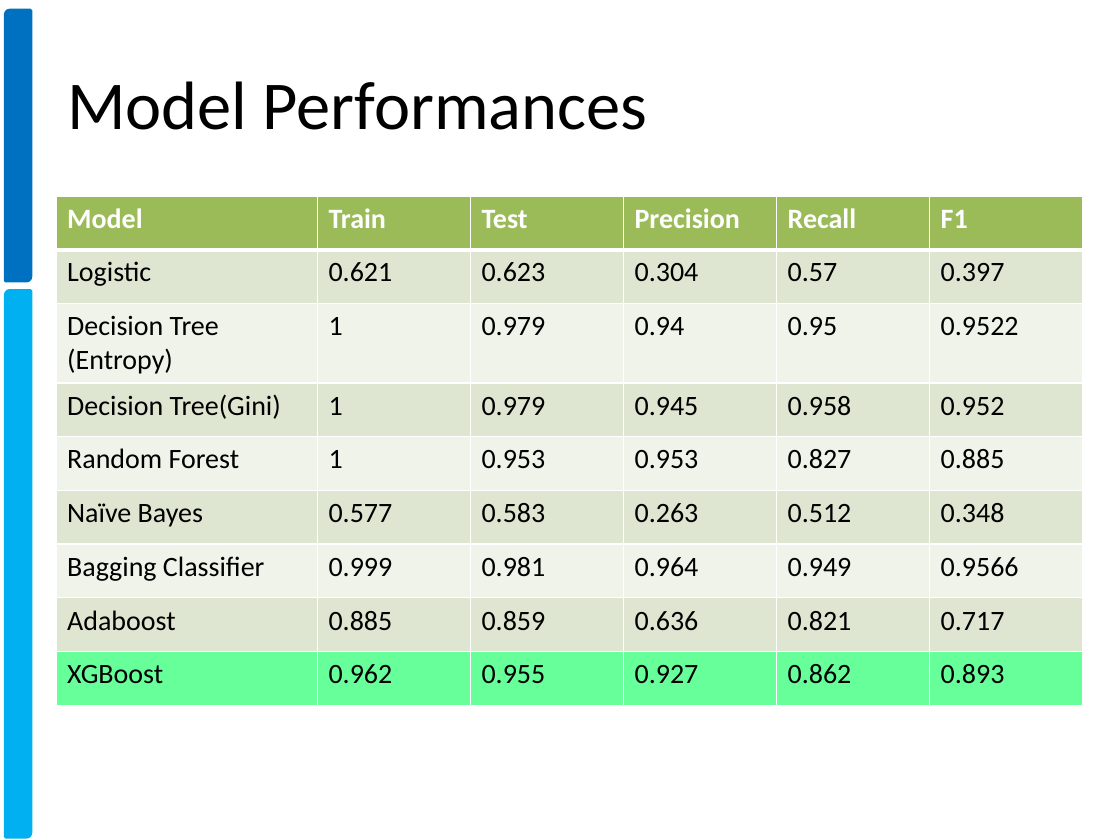
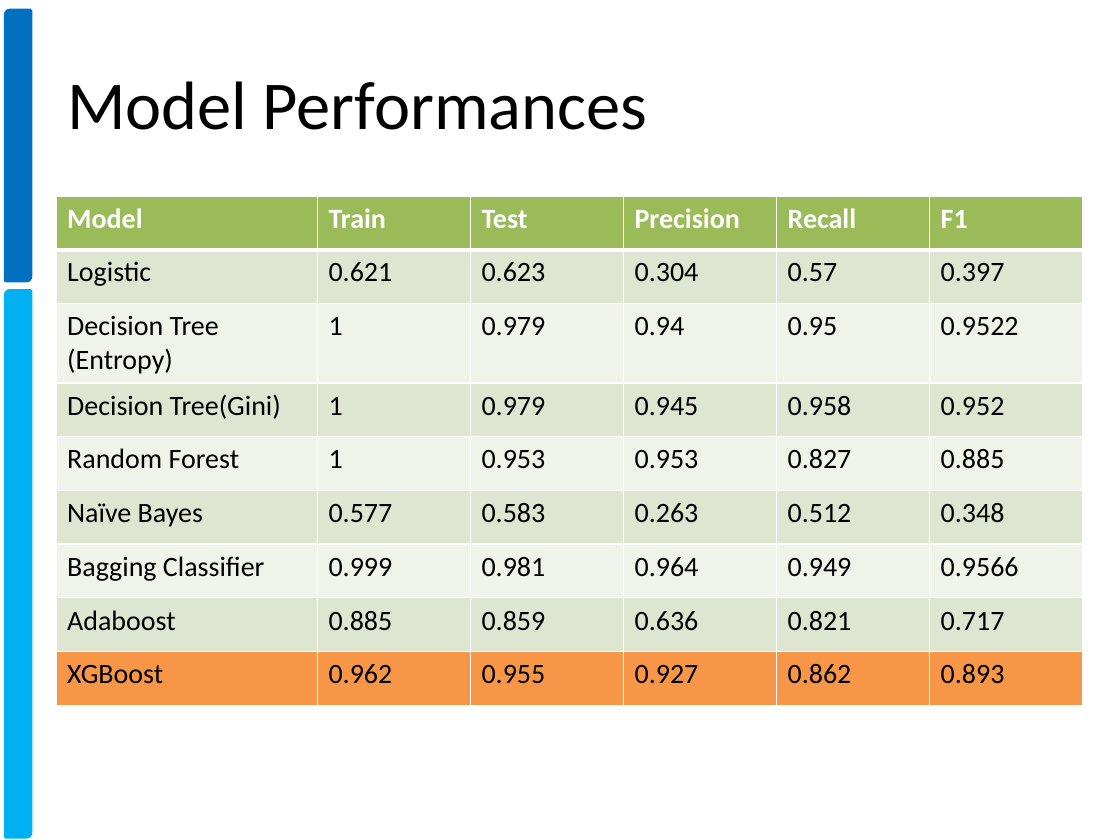
Before and after one commit to xavierigneous/Vehicle-Loan-Default-Prediction, a slide deck: slide 12 of Pravin Kumar/Vehicle Loan Default Prediction.pptx. Drawn at 1120x840 pixels with LibreOffice and Linux fonts; fonts in the diff are those of the drawing; background and template pictures are left out. Boxes give left, top, right and bottom in pixels: in the first picture for what was removed or moved away, otherwise in the second. Text is boxed around its words. In the diff, an @@ line names an element or a change of style, - is before the commit and + after.

```diff
--- a/Pravin Kumar/Vehicle Loan Default Prediction.pptx
+++ b/Pravin Kumar/Vehicle Loan Default Prediction.pptx
@@ table at (56, 196, 1084, 704) @@
@@ fill #66FF99 to #F79646 in row 9 @@
```
Also in this commit, not shown: 2 other slides changed, 1 other file.
